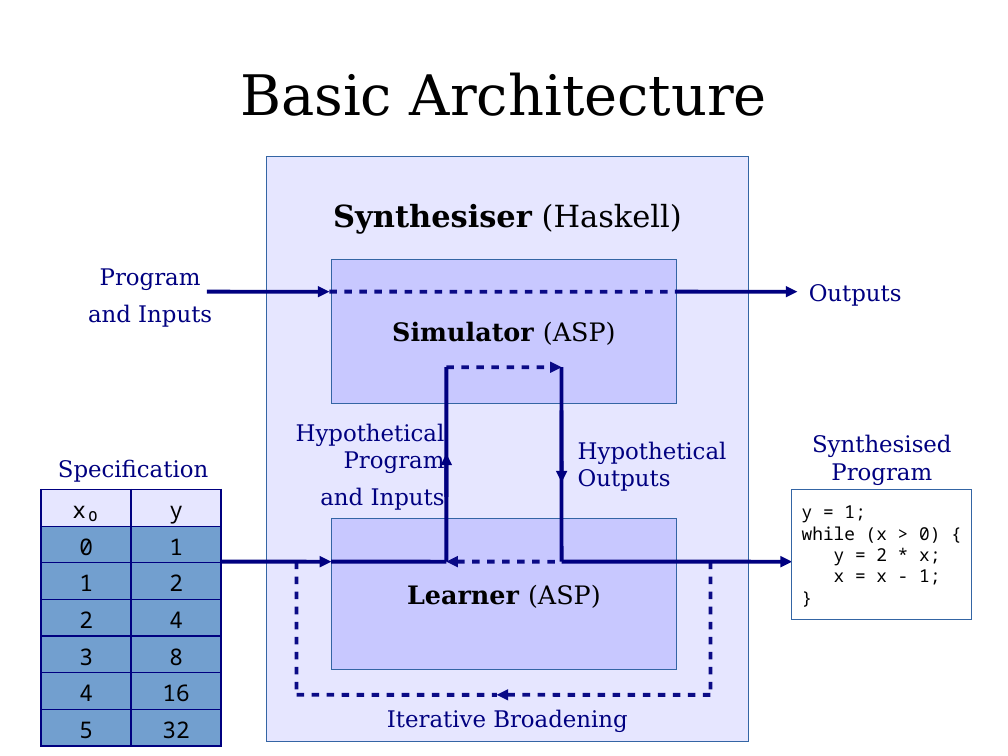
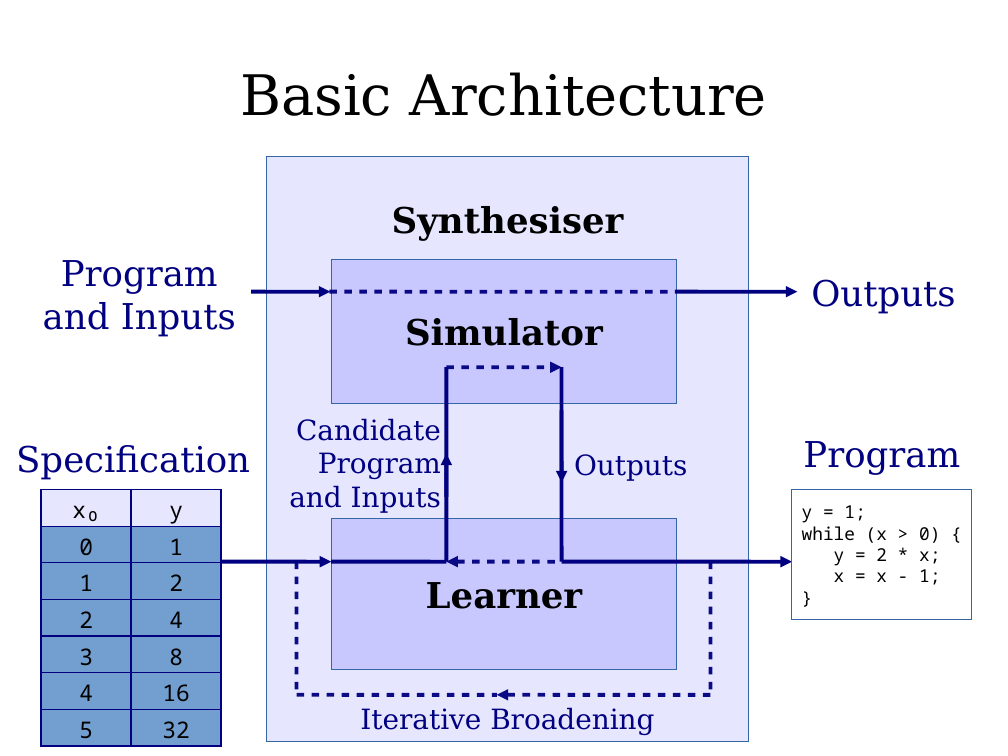
Before and after one commit to joodicator/ic-while-synth, a slide deck: slide 15 of docs/presentation/SoSWASP.odp (slide 12 before the commit). Drawn at 1008x756 pixels with LibreOffice and Linux fonts; fonts in the diff are those of the drawing. Boxes give left, top, right and bottom in pixels: in the first picture for what was removed or moved away, otherwise in the second. Text is boxed around its words. In the diff, an @@ line names an element or a change of style, - is before the commit and + after.

```diff
--- a/docs/presentation/SoSWASP.odp
+++ b/docs/presentation/SoSWASP.odp
@@ text in rectangle at <box>392,206,624,241</box>: text changed; size 24 to 28 pt @@
-Synthesiser (Haskell)
+Synthesiser
@@ text "Program": place and size @@
-text "Program" at <box>88,268,212,327</box>
+text "Program" at <box>43,260,236,336</box>
@@ arrow moved from (207, 292) - (329, 292) to (252, 292) - (330, 292) @@
@@ text in rectangle at <box>405,318,603,346</box>: text changed; size 20 to 28 pt @@
-Simulator (ASP)
+Simulator
@@ text at <box>296,418,441,441</box>: text changed; size 18 to 22 pt @@
-Hypothetical
+Candidate
@@ text "Specification": place and size @@
-text "Specification" at <box>58,459,208,482</box>
+text "Specification" at <box>16,445,250,479</box>
@@ text "Outputs" at <box>574,454,687,480</box>: size 18 to 22 pt @@
@@ text "Outputs": place and size @@
-text "Outputs" at <box>578,441,727,491</box>
+text "Outputs" at <box>574,454,687,480</box>
@@ text at <box>578,441,727,464</box>: paragraph removed @@
-Hypothetical
@@ size 18 to 28 pt in 4 elements at <box>43,260,236,336</box>, <box>16,445,250,479</box>, <box>811,279,955,314</box>, <box>803,441,960,475</box> @@
@@ text at <box>812,434,952,457</box>: paragraph removed @@
-Synthesised
@@ text at <box>289,452,441,512</box>: size 18 to 22 pt in "Program", "and Inputs" @@
@@ text in rectangle at <box>426,582,582,609</box>: text changed; size 20 to 28 pt @@
-Learner (ASP)
+Learner
@@ text "Iterative Broadening" at <box>360,707,654,735</box>: size 18 to 22 pt @@
```
Also in this commit, not shown: 14 other slides changed, 6 slides added, 2 slides removed, 9 other files.
